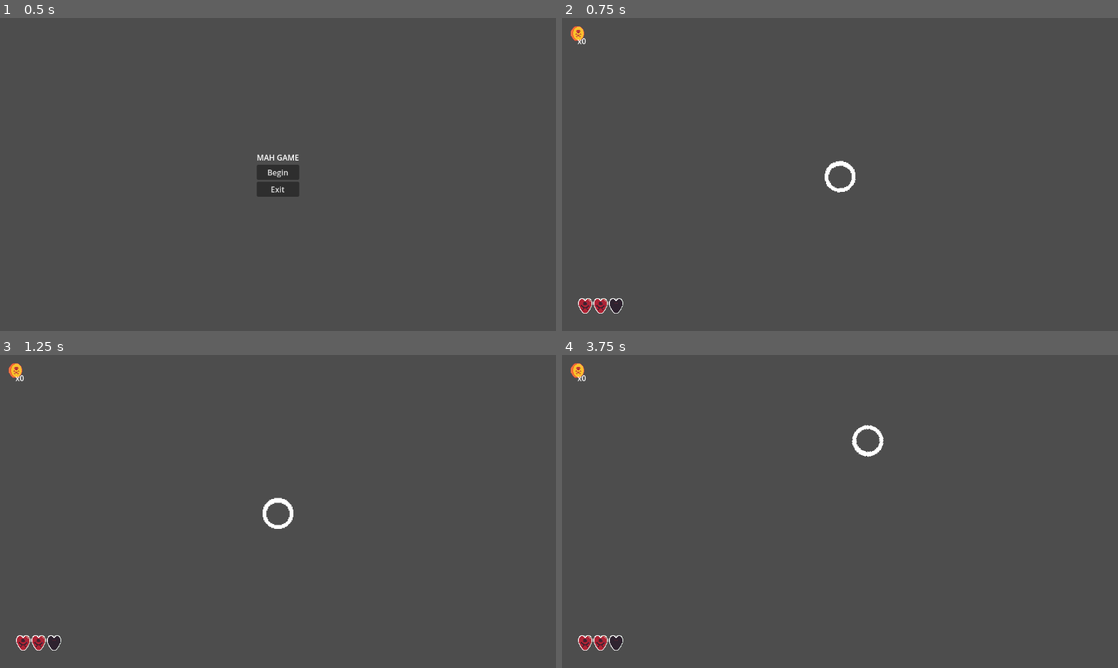
Above: before the commit, frames 1-4 (two rows, left to right).
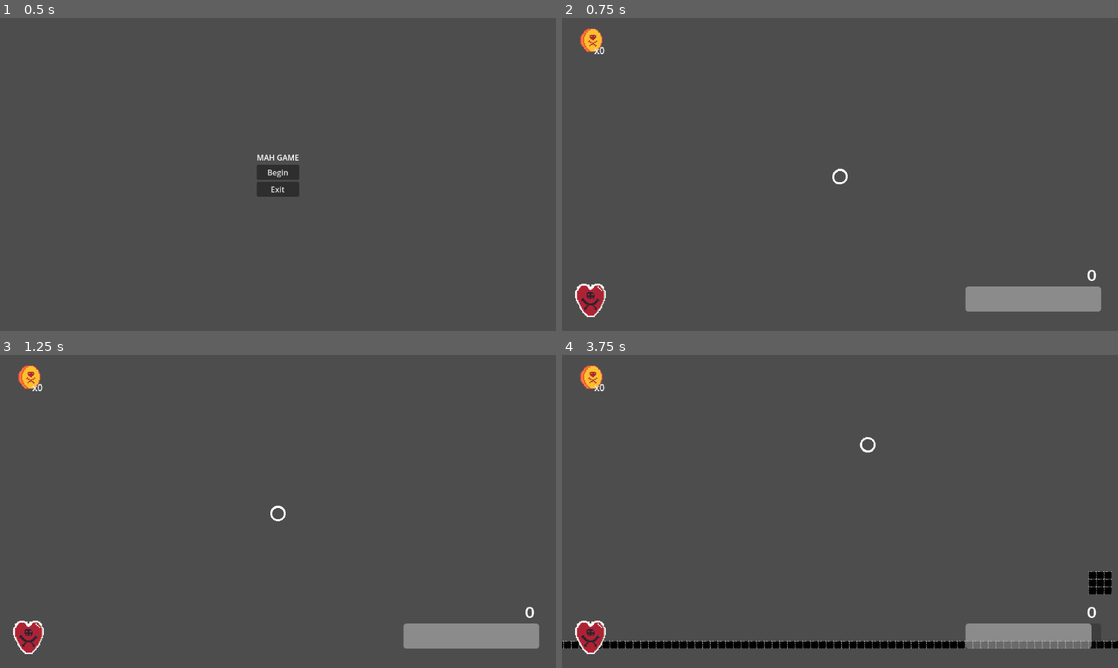
Above: after the commit, the same moments.

Repository: QuiescentTrip/Tavern-GameJam
Game: Godot game, scene res://Title.tscn
The game is run twice, just before and just after one commit, with the same random seed, the same clock (stepped at 60 frames per second) and the same inputs. Sound files missing from this copy of the repository are replaced by a short silence.
Inputs (mouse positions are in pixels of both pictures, inside the frame that each line leads up to):
- Up to frame 1 (0.5 s): no input
- Up to frame 2 (0.75 s): click "Begin" at 0.5 s
- Up to frame 3 (1.25 s): no input
- Up to frame 4 (3.75 s): tap Enter at 1.25, 3.5 s; move the mouse to (962, 495) at 1.27 s; hold D (right) 1.28-2.03 s; click (962, 495) at 1.35 s; tap Space at 2 s; move the mouse to (728, 527) at 2.02 s; hold S (down) 2.03-2.78 s; right-click (728, 527) at 2.1 s; move the mouse to (895, 442) at 2.77 s; hold D (right) 2.78-3.53 s; click (895, 442) at 2.85 s; move the mouse to (812, 574) at 3.52 s; hold W (up) from 3.53 s (still down); right-click (812, 574) at 3.6 s

Frame 1 is identical in both runs. In frame 2, 3.2% of the frame differs, in the area x 1-97%, y 2-96%; in frame 3, 3.2%; in frame 4, 4.9%, in the area x 0-100%, y 2-96%.
Error before the commit: Parse Error: Expected statement, found "Indent" instead. (res://enemy_manager.gd:26)

Commit message:
Did a lot of shit

Diff:
--- a/Godot/Enemies/Basic_Enemy.gd
+++ b/Godot/Enemies/Basic_Enemy.gd
@@ -40,10 +40,9 @@
 
 		move_and_slide()
 
-		if(distance_to <= 600):
+		if($onscreen.is_on_screen()):
 			look_at(player.global_position)
 			fire()
-
 
 
 func fire():
--- a/Godot/Enemies/Basic_Enemy.tscn
+++ b/Godot/Enemies/Basic_Enemy.tscn
@@ -36,3 +36,5 @@
 
 [node name="Shot" type="AudioStreamPlayer2D" parent="."]
 stream = ExtResource("2_edh0e")
+
+[node name="onscreen" type="VisibleOnScreenNotifier2D" parent="."]
--- a/Godot/GUI/GUI.gd
+++ b/Godot/GUI/GUI.gd
@@ -1,9 +1,31 @@
 extends CanvasLayer
 class_name UI
 
-@onready var coin_label = $Control/MarginContainer/VBoxContainer/HBoxContainer2/Coins
+@onready var coin_label = $Control/MarginContainer/VBoxContainer/HBoxContainer/Control/Coins
 @onready var player = get_parent().get_node("Player")
-@onready var bar = $Control/Shield_bar
+@onready var bar = $Control/MarginContainer/VBoxContainer3/Control2/ProgressBar
+@onready var full_hearts = $Control/MarginContainer/VBoxContainer3/Control/Full_hearts
+@onready var empty_hearts = $Control/MarginContainer/VBoxContainer3/Control/Empty_hearts
+
+@onready var progress_label = $Control/MarginContainer/VBoxContainer3/Control2/ProgressLabel
+@onready var leveltimer = get_parent().get_node("LevelTimer")
+@onready var song_1 = get_parent().get_node("Music1")
+var level_time
+
+
+func _ready():
+	level_time = int(song_1.stream.get_length())
+	leveltimer.set_wait_time(level_time)
+	leveltimer.start()
+
+	empty_hearts.size.x = 32 * player.max_hearts
+	full_hearts.size.x = 32 * player.hearts
+
+	GlobalSignals.update_coins.connect(_update_coins)
+	_update_coins_label()
+	GlobalSignals.update_heart.connect(_update_hearts)
+
+
 
 var coins = 0:
 	set(new_coins):
@@ -11,9 +33,11 @@
 		_update_coins_label()
 
 
+
 func _physics_process(_delta):
-	#bar.value = player.shield
-	pass
+	progress_label.text = str(int(leveltimer.time_left))
+	if player != null:
+		bar.value = player.shield
 
 
 func _update_coins_label():
@@ -28,7 +52,8 @@
 	else:
 		self.coins += coins
 
-
-func _ready():
-	GlobalSignals.update_coins.connect(_update_coins)
-	_update_coins_label()
+func _update_hearts(hearts, negative):
+	if negative:
+		full_hearts.size.x -= 32 * hearts
+	if !negative:
+		full_hearts.size.x += 32 * hearts
--- a/Godot/GUI/GUI.tscn
+++ b/Godot/GUI/GUI.tscn
@@ -15,6 +15,7 @@
 anchor_bottom = 1.0
 grow_horizontal = 2
 grow_vertical = 2
+metadata/_edit_use_anchors_ = true
 
 [node name="MarginContainer" type="MarginContainer" parent="Control"]
 layout_mode = 1
@@ -35,14 +36,28 @@
 [node name="HBoxContainer" type="HBoxContainer" parent="Control/MarginContainer/VBoxContainer"]
 layout_mode = 2
 
-[node name="Sprite2D" type="Sprite2D" parent="Control/MarginContainer/VBoxContainer/HBoxContainer"]
+[node name="Control" type="Control" parent="Control/MarginContainer/VBoxContainer/HBoxContainer"]
+layout_mode = 2
+
+[node name="TextureRect" type="TextureRect" parent="Control/MarginContainer/VBoxContainer/HBoxContainer/Control"]
+texture_filter = 1
+layout_mode = 2
+offset_left = 3.0
+offset_top = -12.0
+offset_right = 35.0
+offset_bottom = 20.0
+scale = Vector2(1.61806, 1.61806)
 texture = ExtResource("1_swf2a")
 
-[node name="HBoxContainer2" type="HBoxContainer" parent="Control/MarginContainer/VBoxContainer"]
+[node name="Coins" type="Label" parent="Control/MarginContainer/VBoxContainer/HBoxContainer/Control"]
+texture_filter = 1
 layout_mode = 2
-
-[node name="Coins" type="Label" parent="Control/MarginContainer/VBoxContainer/HBoxContainer2"]
-layout_mode = 2
+offset_left = 35.0
+offset_top = 21.0
+offset_right = 68.0
+offset_bottom = 47.0
+scale = Vector2(1.19979, 1.1961)
+text = "Test"
 
 [node name="VBoxContainer3" type="VBoxContainer" parent="Control/MarginContainer"]
 layout_mode = 2
@@ -56,17 +71,43 @@
 [node name="Empty_hearts" type="TextureRect" parent="Control/MarginContainer/VBoxContainer3/Control"]
 texture_filter = 1
 layout_mode = 2
-offset_top = -36.0
-offset_right = 96.0
-offset_bottom = -4.0
+offset_left = -7.0
+offset_top = -62.0
+offset_right = 89.0
+offset_bottom = -30.0
+scale = Vector2(2.1313, 2.1313)
 texture = ExtResource("4_1xbvq")
 stretch_mode = 1
 
 [node name="Full_hearts" type="TextureRect" parent="Control/MarginContainer/VBoxContainer3/Control"]
 texture_filter = 1
 layout_mode = 2
-offset_top = -36.0
-offset_right = 64.0
-offset_bottom = -4.0
+offset_left = -7.0
+offset_top = -62.0
+offset_right = 57.0
+offset_bottom = -30.0
+scale = Vector2(2.144, 2.144)
 texture = ExtResource("3_2fk0s")
 stretch_mode = 1
+
+[node name="Control2" type="Control" parent="Control/MarginContainer/VBoxContainer3"]
+layout_mode = 2
+
+[node name="ProgressBar" type="ProgressBar" parent="Control/MarginContainer/VBoxContainer3/Control2"]
+layout_mode = 0
+offset_left = 804.0
+offset_top = -60.0
+offset_right = 1085.0
+offset_bottom = -8.0
+show_percentage = false
+
+[node name="ProgressLabel" type="Label" parent="Control/MarginContainer/VBoxContainer3/Control2"]
+layout_mode = 0
+offset_left = 928.0
+offset_top = -105.0
+offset_right = 1160.0
+offset_bottom = -24.9999
+scale = Vector2(0.63717, 0.547712)
+theme_override_font_sizes/font_size = 56
+text = "asdf"
+horizontal_alignment = 2
--- /dev/null
+++ b/Godot/GUI/Health_UI.gd
@@ -0,0 +1,11 @@
+extends Control
+
+
+# Called when the node enters the scene tree for the first time.
+func _ready():
+	pass # Replace with function body.
+
+
+# Called every frame. 'delta' is the elapsed time since the previous frame.
+func _process(delta):
+	pass
--- /dev/null
+++ b/Godot/GUI/Health_UI.tscn
@@ -0,0 +1,3 @@
+[gd_scene format=3 uid="uid://ds0eon55ea5ir"]
+
+[node name="Health_UI" type="CanvasLayer"]
--- /dev/null
+++ b/Godot/GUI/game_over.gd
@@ -0,0 +1,8 @@
+extends CanvasLayer
+
+func _on_restart_pressed():
+	get_tree().change_scene_to_file("res://World.tscn")
+
+
+func _on_continue_pressed():
+	pass # Replace with function body.
--- /dev/null
+++ b/Godot/GUI/game_over.tscn
@@ -0,0 +1,58 @@
+[gd_scene load_steps=4 format=3 uid="uid://bqq6btgo5oqa2"]
+
+[ext_resource type="Script" path="res://GUI/game_over.gd" id="1_klosl"]
+
+[sub_resource type="CanvasTexture" id="CanvasTexture_gf8aa"]
+
+[sub_resource type="StyleBoxTexture" id="StyleBoxTexture_wxssi"]
+texture = SubResource("CanvasTexture_gf8aa")
+modulate_color = Color(0, 0, 0, 0.188235)
+
+[node name="game_over" type="CanvasLayer"]
+script = ExtResource("1_klosl")
+
+[node name="PanelContainer" type="PanelContainer" parent="."]
+anchors_preset = 15
+anchor_right = 1.0
+anchor_bottom = 1.0
+grow_horizontal = 2
+grow_vertical = 2
+theme_override_styles/panel = SubResource("StyleBoxTexture_wxssi")
+
+[node name="MarginContainer" type="MarginContainer" parent="PanelContainer"]
+layout_mode = 2
+theme_override_constants/margin_left = 120
+theme_override_constants/margin_top = 120
+theme_override_constants/margin_right = 120
+theme_override_constants/margin_bottom = 120
+
+[node name="VBoxContainer" type="VBoxContainer" parent="PanelContainer/MarginContainer"]
+layout_mode = 2
+theme_override_constants/separation = 120
+
+[node name="Label" type="Label" parent="PanelContainer/MarginContainer/VBoxContainer"]
+layout_mode = 2
+size_flags_horizontal = 4
+theme_override_font_sizes/font_size = 50
+text = "YOU DIED"
+
+[node name="CenterContainer" type="CenterContainer" parent="PanelContainer/MarginContainer/VBoxContainer"]
+layout_mode = 2
+size_flags_horizontal = 4
+
+[node name="HBoxContainer" type="HBoxContainer" parent="PanelContainer/MarginContainer/VBoxContainer/CenterContainer"]
+layout_mode = 2
+theme_override_constants/separation = 310
+
+[node name="Continue" type="Button" parent="PanelContainer/MarginContainer/VBoxContainer/CenterContainer/HBoxContainer"]
+layout_mode = 2
+theme_override_font_sizes/font_size = 36
+text = "CONTINUE"
+
+[node name="Restart" type="Button" parent="PanelContainer/MarginContainer/VBoxContainer/CenterContainer/HBoxContainer"]
+layout_mode = 2
+theme_override_font_sizes/font_size = 36
+text = "RESTART"
+
+[connection signal="pressed" from="PanelContainer/MarginContainer/VBoxContainer/CenterContainer/HBoxContainer/Continue" to="." method="_on_continue_pressed"]
+[connection signal="pressed" from="PanelContainer/MarginContainer/VBoxContainer/CenterContainer/HBoxContainer/Restart" to="." method="_on_restart_pressed"]
--- a/Godot/Player/Player.gd
+++ b/Godot/Player/Player.gd
@@ -2,11 +2,16 @@
 
 class_name Player
 
-var shield_degen = 0.5
+var max_hearts = 1
+var hearts = 1
+
+var shield_degen = 2
 var shield = 100
+
 var team = 0
 var speed = 500
 var coins = 0
+
 var empty = true
 var shielded = false
 var invincible = false
@@ -23,11 +28,10 @@
 
 
 func _physics_process(_delta: float) -> void:
-	print(shield)
 	if shielded:
 		shield = max(shield - shield_degen, 0)
 	elif shield < 100 and !shielded :
-		var regen = shield + (shield_degen / 2)
+		var regen = shield + 0.25
 		shield = min(regen, 100)
 
 	if shield <= 0:
@@ -71,11 +75,12 @@
 		shielded = false
 
 func onkill():
-	if !empty and !shielded and !invincible:
-		$Death.play()
-		get_tree().paused = true
-		if !$Death.playing:
+	if !empty: #and !shielded and !invincible:
+		GlobalSignals.update_heart.emit(1, true)
+		hearts -= 1
+		if hearts == 0:
 			queue_free()
+			GlobalSignals.died.emit()
 	elif shielded:
 		invincible_timer.start()
 		pass
--- a/Godot/Signal/GlobalSignals.gd
+++ b/Godot/Signal/GlobalSignals.gd
@@ -3,3 +3,9 @@
 signal bullet_fired(bullet, position, direction, team)
 
 signal update_coins(coins)
+
+signal update_heart(hearts, negative)
+
+signal max_health(hearts)
+
+signal died()
--- a/Godot/World.gd
+++ b/Godot/World.gd
@@ -2,10 +2,21 @@
 
 @onready var bullet_manager = $bullet_manager
 @onready var player = $Player
+@onready var song_1 = $Music1
+@onready var leveltimer = $LevelTimer
+@onready var gameoverscreen = preload("res://GUI/game_over.tscn")
+
+
+var level = 1
 
 # Called when the node enters the scene tree for the first time.
 func _ready():
-	pass
+	GlobalSignals.died.connect(_ondeath)
+
+func _ondeath():
+	var gameover = gameoverscreen.instantiate()
+	add_child(gameover)
+
 
 
 func apply_camera(delta):
--- a/Godot/World.tscn
+++ b/Godot/World.tscn
@@ -5,7 +5,7 @@
 [ext_resource type="PackedScene" uid="uid://cdqg41xlkfgan" path="res://Player/Player.tscn" id="1_v1gjv"]
 [ext_resource type="Script" path="res://enemy_manager.gd" id="2_rpuov"]
 [ext_resource type="PackedScene" uid="uid://c7b04mt1cd4ao" path="res://GUI/GUI.tscn" id="2_xk73r"]
-[ext_resource type="AudioStream" uid="uid://dia4wh8kteyq5" path="res://music/whaaa.wav" id="5_wp6un"]
+[ext_resource type="AudioStream" uid="uid://clkeaxk46gepw" path="res://music/Longest_song_final.wav" id="6_4il6c"]
 [ext_resource type="Texture2D" uid="uid://cq0kwh3vsbplk" path="res://sprites/Wall.png" id="6_66vul"]
 
 [sub_resource type="TileSetAtlasSource" id="TileSetAtlasSource_reu1t"]
@@ -34,7 +34,7 @@
 script = ExtResource("2_rpuov")
 
 [node name="Timer" type="Timer" parent="enemy_manager"]
-wait_time = 2.0
+wait_time = 5.0
 one_shot = true
 autostart = true
 
@@ -45,10 +45,11 @@
 position = Vector2(216, 122)
 
 [node name="Music1" type="AudioStreamPlayer" parent="."]
-stream = ExtResource("5_wp6un")
+stream = ExtResource("6_4il6c")
 autoplay = true
 
 [node name="Camera2D" type="Camera2D" parent="."]
+zoom = Vector2(0.5, 0.5)
 
 [node name="TileMap" type="TileMap" parent="."]
 position = Vector2(153, -7)
--- a/Godot/bullet.gd
+++ b/Godot/bullet.gd
@@ -25,12 +25,11 @@
 	if(body.has_method("onkill") and body.team != self.team):
 		body.onkill()
 	elif self.team == 0:
-		player.bulletkill()
-		queue_free()
+		GlobalSignals.update_coins.emit(10, 1)
 	queue_free()
 
 
 func _on_timer_timeout():
 	if team == 0:
-		player.bulletkill()
+		GlobalSignals.update_coins.emit(10, 1)
 	queue_free()
--- a/Godot/enemy_manager.gd
+++ b/Godot/enemy_manager.gd
@@ -20,12 +20,12 @@
 
 
 func _on_timer_timeout():
-	var pos = Vector2(randi_range(xpos, x), randi_range(ypos, y))
-
-	if pos.distance_to(player.position) > 600:aaa
-		var enemy = Basic_Enemy.instantiate()
-		enemy.position = pos
-		add_child(enemy)
-		$Timer.start()
-	else:
-		_on_timer_timeout()
+	if player != null:
+		var pos = Vector2(randi_range(xpos, x), randi_range(ypos, y))
+		if pos.distance_to(player.position) > 600:
+			var enemy = Basic_Enemy.instantiate()
+			enemy.position = pos
+			add_child(enemy)
+			$Timer.start()
+		else:
+			_on_timer_timeout()
Not shown, added: Godot/music/Longest_song_final.wav.import
Not shown, added: Godot/music/Longest_song_final.wav
